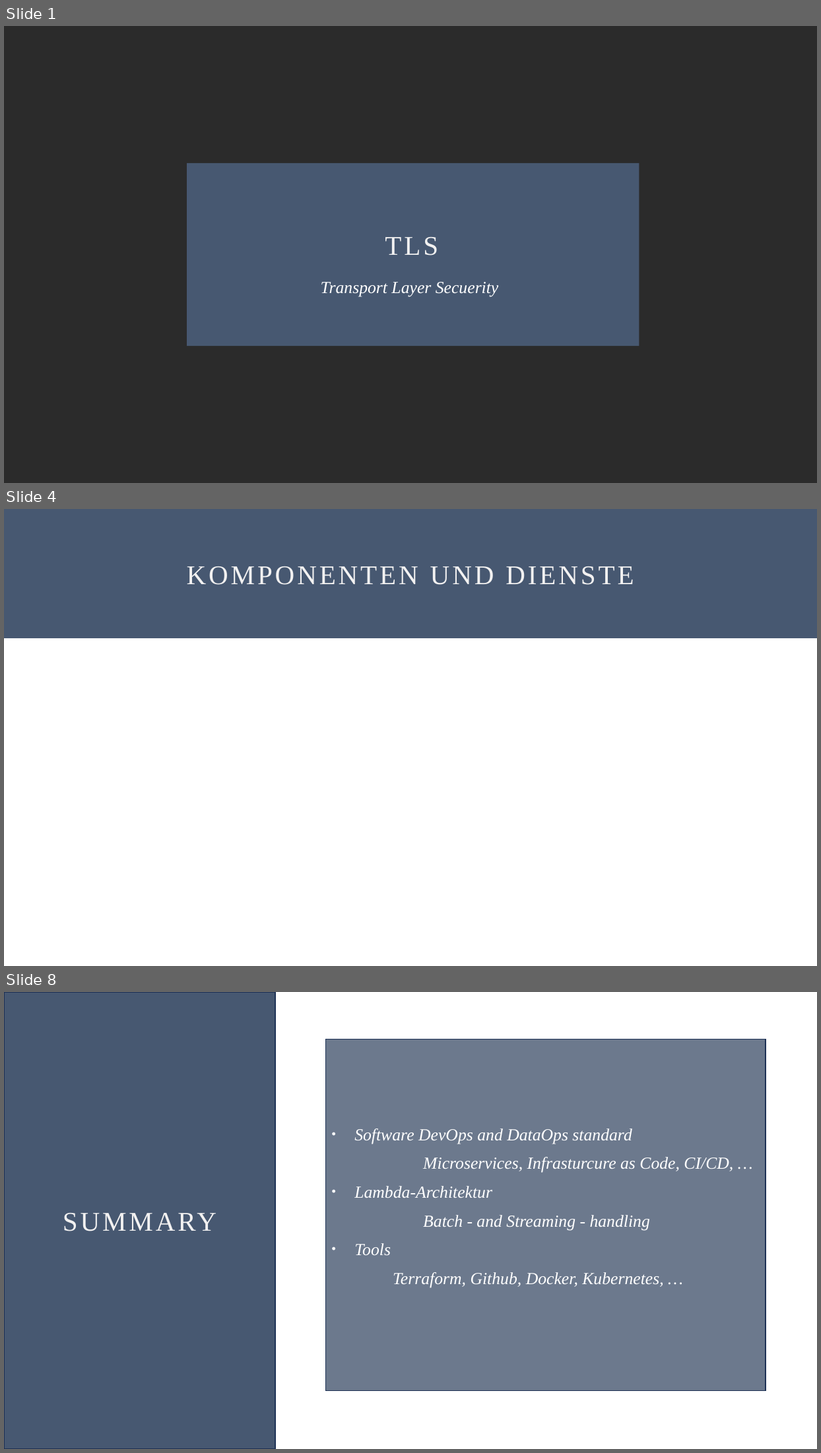
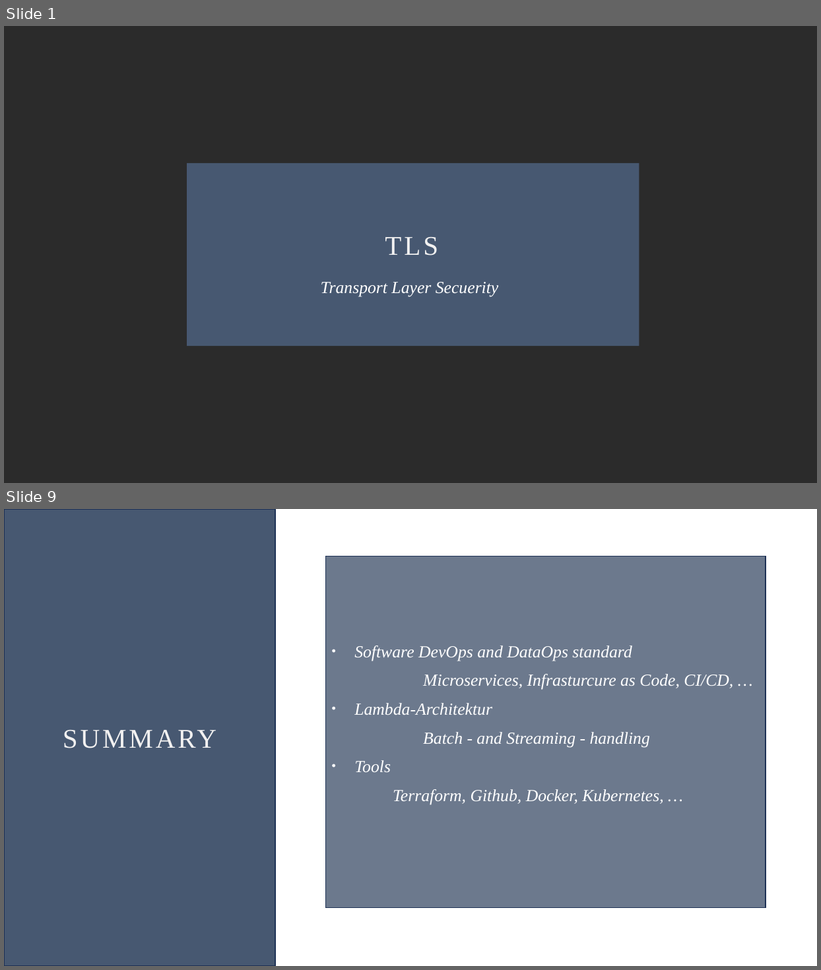
Before and after one commit to Oddl42/DLMCSITSDS01_IT_Sicherheit, a slide deck: Aufgabe/DLMCSITSDS01_Willkens_IU14073577_TLS_20240530.pptx. Shown one above the other, each under a label of ours: slides 1, 4 and 8 before the commit, slides 1 and 9 after it; the slides between them are not shown. The pictures are 821x1453 and 821x970 pixels, drawn with LibreOffice and Linux fonts; fonts in the diff are those of the drawing; background and template pictures are left out; a plain dark background stands for a picture behind light text. Boxes give left, top, right and bottom in pixels: in the first picture for what was removed or moved away, otherwise in the second. Text is boxed around its words. In the diff, an @@ line names an element or a change of style, - is before the commit and + after.

```diff
--- a/Aufgabe/DLMCSITSDS01_Willkens_IU14073577_TLS_20240530.pptx
+++ b/Aufgabe/DLMCSITSDS01_Willkens_IU14073577_TLS_20240530.pptx
@@ slide 4 removed at [4, 509, 817, 966], background #FFFFFF @@
@@ rectangle removed at [4, 509, 817, 638] @@
-KOMPONENTEN UND DIENSTE
@@ what was slide 8 is now slide 9 @@
```
Also in this commit, not shown: 2 slides changed, 2 slides added.
